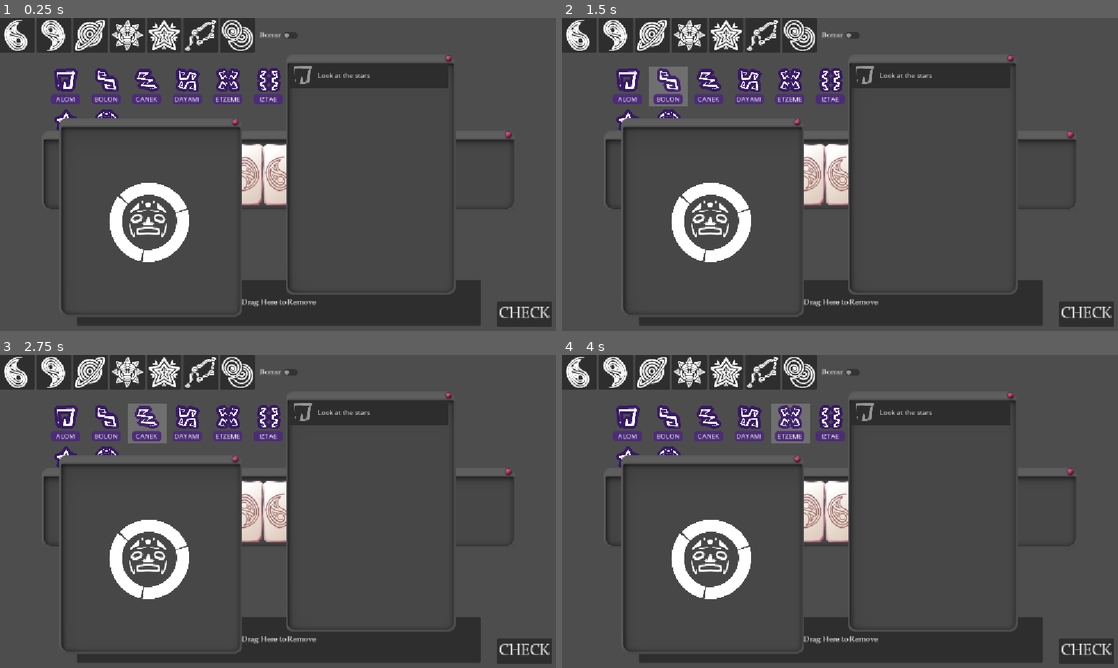
Above: before the commit, frames 1-4 (two rows, left to right).
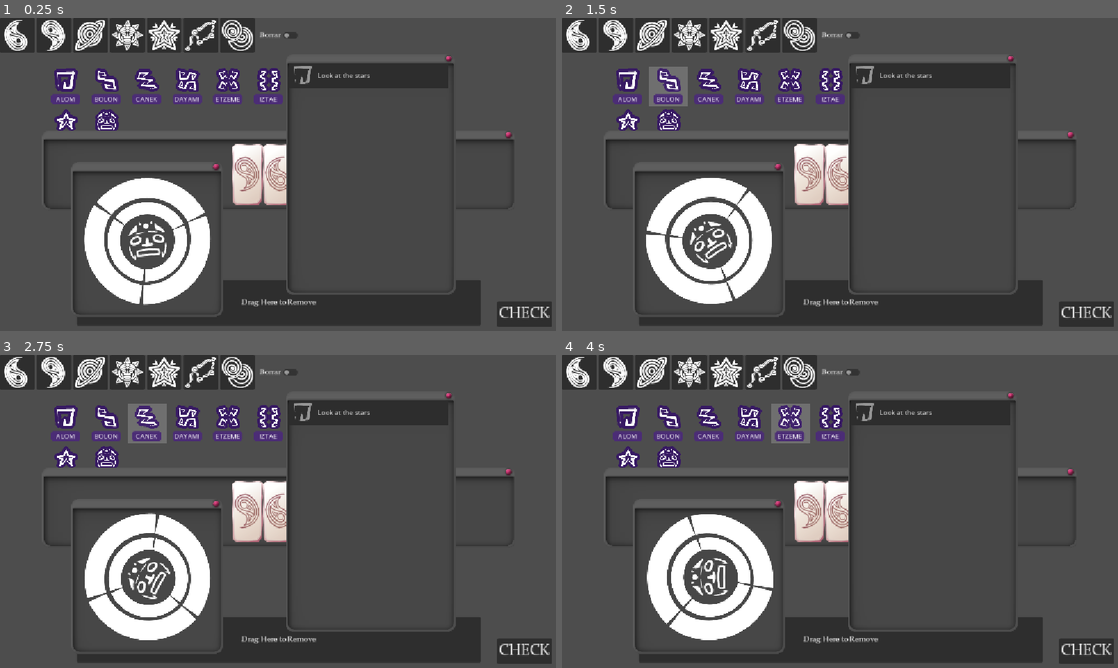
Above: after the commit, the same moments.

Repository: Wendfrey/minijam_210_astral
Game: Godot game, scene res://demo_world.tscn
Same seed, same stepped clock (60 frames per second), same inputs: the game is played once before the commit and once after it. This scene is started directly instead of the project's main scene.
Inputs:
- Up to frame 1 (0.25 s): no input
- Up to frame 2 (1.5 s): click "ALOM" at 0.5 s; click "BOLON" at 1.25 s
- Up to frame 3 (2.75 s): click "CANEK" at 2 s
- Up to frame 4 (4 s): click "DAYAMI" at 2.75 s; click "ETZEME" at 3.5 s

The runs differ from the first frame. In frame 1, 7.6% of the frame differs, in the area x 10-44%, y 32-96%; in frame 2, 7.6%; in frame 3, 7.6%; in frame 4, 7.6%.
Error in both runs: Cannot call method 'get_child' on a null value. (res://scripts/ventanaLogros.gd:21)

Commit message:
animación ticking

Diff:
--- a/minijam-210-astral/test_world.tscn
+++ b/minijam-210-astral/test_world.tscn
@@ -39,6 +39,118 @@
 
 [sub_resource type="StyleBoxEmpty" id="StyleBoxEmpty_kt6p6"]
 
+[sub_resource type="Animation" id="Animation_8oxbk"]
+length = 0.001
+tracks/0/type = "value"
+tracks/0/imported = false
+tracks/0/enabled = true
+tracks/0/path = NodePath(".:rotation")
+tracks/0/interp = 1
+tracks/0/loop_wrap = true
+tracks/0/keys = {
+"times": PackedFloat32Array(0),
+"transitions": PackedFloat32Array(1),
+"update": 0,
+"values": [0.0]
+}
+
+[sub_resource type="Animation" id="Animation_42nsl"]
+resource_name = "ticking"
+length = 3.0
+tracks/0/type = "value"
+tracks/0/imported = false
+tracks/0/enabled = true
+tracks/0/path = NodePath(".:rotation")
+tracks/0/interp = 1
+tracks/0/loop_wrap = true
+tracks/0/keys = {
+"times": PackedFloat32Array(0),
+"transitions": PackedFloat32Array(1),
+"update": 0,
+"values": [0.0]
+}
+
+[sub_resource type="AnimationLibrary" id="AnimationLibrary_8oxbk"]
+_data = {
+&"RESET": SubResource("Animation_8oxbk"),
+&"ticking": SubResource("Animation_42nsl")
+}
+
+[sub_resource type="Animation" id="Animation_8wsjh"]
+length = 0.001
+tracks/0/type = "value"
+tracks/0/imported = false
+tracks/0/enabled = true
+tracks/0/path = NodePath(".:rotation")
+tracks/0/interp = 1
+tracks/0/loop_wrap = true
+tracks/0/keys = {
+"times": PackedFloat32Array(0),
+"transitions": PackedFloat32Array(1),
+"update": 0,
+"values": [0.0]
+}
+
+[sub_resource type="Animation" id="Animation_ofhn6"]
+resource_name = "ticking"
+length = 9.0
+loop_mode = 1
+tracks/0/type = "value"
+tracks/0/imported = false
+tracks/0/enabled = true
+tracks/0/path = NodePath(".:rotation")
+tracks/0/interp = 1
+tracks/0/loop_wrap = true
+tracks/0/keys = {
+"times": PackedFloat32Array(0, 3, 6, 9),
+"transitions": PackedFloat32Array(5, 5, 5, 5),
+"update": 0,
+"values": [0.0, 2.0943952, 4.1887903, 6.2831855]
+}
+
+[sub_resource type="AnimationLibrary" id="AnimationLibrary_8wsjh"]
+_data = {
+&"RESET": SubResource("Animation_8wsjh"),
+&"ticking": SubResource("Animation_ofhn6")
+}
+
+[sub_resource type="Animation" id="Animation_4r1q4"]
+length = 0.001
+tracks/0/type = "value"
+tracks/0/imported = false
+tracks/0/enabled = true
+tracks/0/path = NodePath("Calendar:rotation")
+tracks/0/interp = 1
+tracks/0/loop_wrap = true
+tracks/0/keys = {
+"times": PackedFloat32Array(0),
+"transitions": PackedFloat32Array(1),
+"update": 0,
+"values": [0.0]
+}
+
+[sub_resource type="Animation" id="Animation_07e4k"]
+resource_name = "spinning"
+length = 16.0
+tracks/0/type = "value"
+tracks/0/imported = false
+tracks/0/enabled = true
+tracks/0/path = NodePath("Calendar:rotation")
+tracks/0/interp = 1
+tracks/0/loop_wrap = true
+tracks/0/keys = {
+"times": PackedFloat32Array(0, 16),
+"transitions": PackedFloat32Array(1, 1),
+"update": 0,
+"values": [0.0, -6.2831855]
+}
+
+[sub_resource type="AnimationLibrary" id="AnimationLibrary_4r1q4"]
+_data = {
+&"RESET": SubResource("Animation_4r1q4"),
+&"spinning": SubResource("Animation_07e4k")
+}
+
 [sub_resource type="LabelSettings" id="LabelSettings_blr6d"]
 font = ExtResource("11_5457m")
 font_size = 14
@@ -324,9 +436,9 @@
 [node name="StatusVentana" type="Panel" parent="." unique_id=1383264431 node_paths=PackedStringArray("listado")]
 z_index = 1
 layout_mode = 0
-offset_left = -447.0
-offset_top = -97.0
-offset_right = -80.0
+offset_left = -423.0
+offset_top = -5.0
+offset_right = -120.0
 offset_bottom = 288.0
 mouse_filter = 2
 theme_override_styles/panel = ExtResource("5_lf0gk")
@@ -348,26 +460,54 @@
 theme_override_styles/normal = SubResource("StyleBoxEmpty_cnaw2")
 theme_override_styles/hover = SubResource("StyleBoxEmpty_kt6p6")
 
-[node name="Sprite2D" type="Sprite2D" parent="StatusVentana" unique_id=1028424339]
-position = Vector2(178, 189)
+[node name="Calendar" type="Sprite2D" parent="StatusVentana" unique_id=1028424339]
+position = Vector2(152, 141)
 texture = ExtResource("14_f2a6c")
 
-[node name="Circle1" type="Node2D" parent="StatusVentana/Sprite2D" unique_id=299702064]
+[node name="Circle1" type="Node2D" parent="StatusVentana/Calendar" unique_id=299702064]
 scale = Vector2(0.375, 0.375)
 
-[node name="Sprite2D2" type="Sprite2D" parent="StatusVentana/Sprite2D/Circle1" unique_id=1265848224]
-position = Vector2(28.880081, -117)
+[node name="Level1" type="Sprite2D" parent="StatusVentana/Calendar/Circle1" unique_id=1265848224]
+position = Vector2(23.546768, -127.66681)
 texture = ExtResource("15_07e4k")
 
-[node name="Sprite2D3" type="Sprite2D" parent="StatusVentana/Sprite2D/Circle1" unique_id=1348401836]
-position = Vector2(110.880005, 103.99994)
+[node name="Level2" type="Sprite2D" parent="StatusVentana/Calendar/Circle1" unique_id=1348401836]
+position = Vector2(105.54675, 93.33319)
 rotation = 2.0943952
 texture = ExtResource("15_07e4k")
 
-[node name="Sprite2D4" type="Sprite2D" parent="StatusVentana/Sprite2D/Circle1" unique_id=1417024438]
-position = Vector2(-123.11975, 65.99994)
+[node name="Level3" type="Sprite2D" parent="StatusVentana/Calendar/Circle1" unique_id=1417024438]
+position = Vector2(-128.453, 55.333252)
 rotation = -2.094395
 texture = ExtResource("15_07e4k")
+
+[node name="AnimationPlayer" type="AnimationPlayer" parent="StatusVentana/Calendar/Circle1" unique_id=894308208]
+libraries/ = SubResource("AnimationLibrary_8oxbk")
+
+[node name="Circle2" type="Node2D" parent="StatusVentana/Calendar" unique_id=1121135223]
+scale = Vector2(0.595, 0.595)
+
+[node name="Level4" type="Sprite2D" parent="StatusVentana/Calendar/Circle2" unique_id=1797458687]
+position = Vector2(23.546768, -132.70886)
+texture = ExtResource("15_07e4k")
+
+[node name="Level5" type="Sprite2D" parent="StatusVentana/Calendar/Circle2" unique_id=1485199958]
+position = Vector2(105.54675, 88.29111)
+rotation = 2.0943952
+texture = ExtResource("15_07e4k")
+
+[node name="Level6" type="Sprite2D" parent="StatusVentana/Calendar/Circle2" unique_id=608910965]
+position = Vector2(-128.453, 50.29117)
+rotation = -2.094395
+texture = ExtResource("15_07e4k")
+
+[node name="AnimationPlayer" type="AnimationPlayer" parent="StatusVentana/Calendar/Circle2" unique_id=1143610236]
+libraries/ = SubResource("AnimationLibrary_8wsjh")
+
+[node name="Spinning" type="AnimationPlayer" parent="StatusVentana/Calendar" unique_id=1239167163]
+root_node = NodePath("../..")
+libraries/ = SubResource("AnimationLibrary_4r1q4")
+autoplay = &"spinning"
 
 [node name="LogrosVentana" type="Panel" parent="." unique_id=1040422617 node_paths=PackedStringArray("listado")]
 z_index = 1
